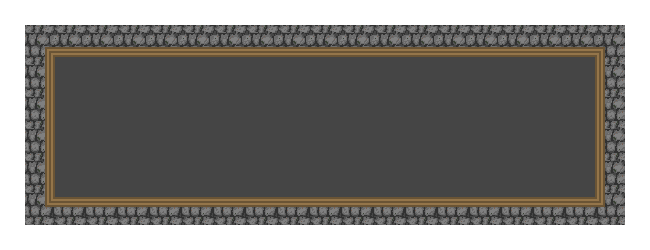
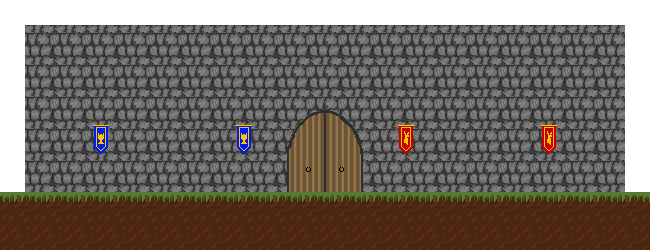
Before/after of a w=650, h=250 layered artwork. What changed in the layer stack:
renamed "Layer 24" to "wood walls", hid it over left=45, top=47, right=605, bottom=207
renamed "Layer 3" to "room outline", hid it over left=45, top=47, right=605, bottom=207
added layer "blue flags left" above "blue flags right" over left=93, top=125, right=252, bottom=154
added layer "red flags left" above "red flags right" over left=93, top=125, right=252, bottom=154
added layer "red flags right" above "door" over left=398, top=125, right=557, bottom=154
added layer "door" above "grass" over left=287, top=110, right=363, bottom=192
added layer "grass" above "soil" over left=0, top=192, right=650, bottom=206
added layer "soil" above "brick walls" over left=0, top=197, right=650, bottom=250
